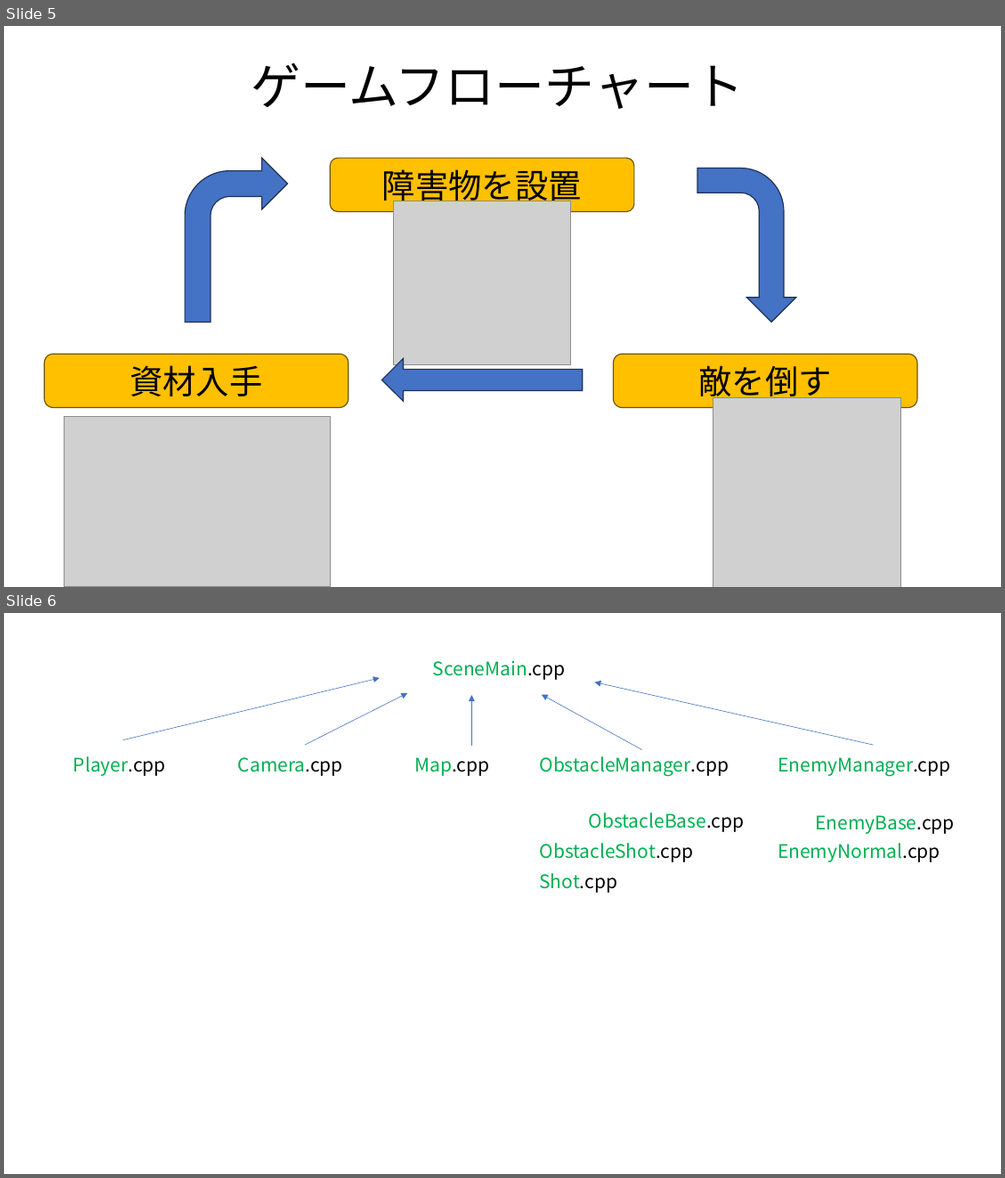
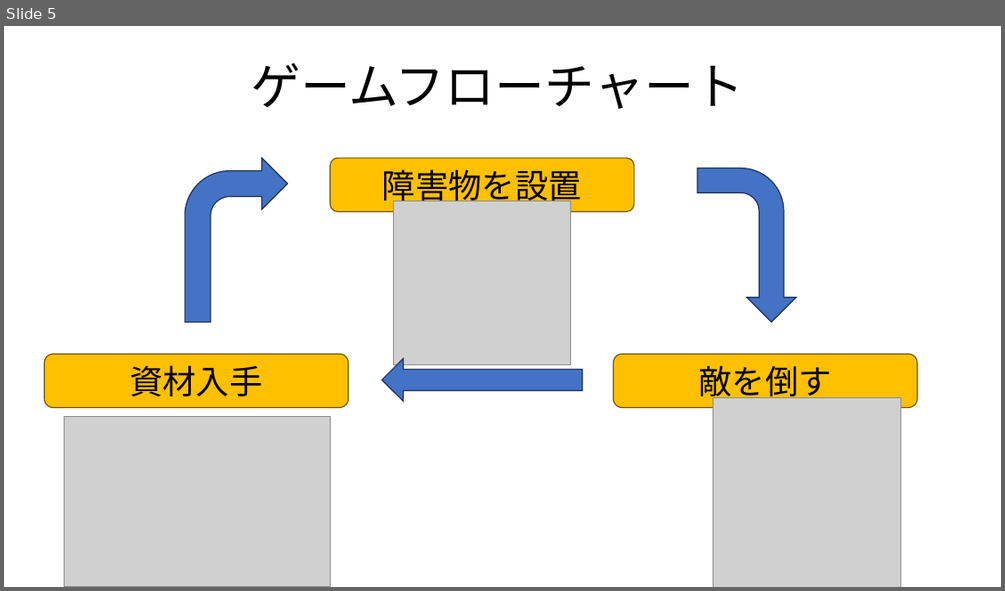
Before and after one commit to sayudesu/ToD, a slide deck: _Proposal/TowerOfDefense.pptx. Shown one above the other, each under a label of ours: slides 5 and 6 before the commit, slide 5 after it. The pictures are 1005x1178 and 1005x591 pixels, drawn with LibreOffice and Linux fonts; fonts in the diff are those of the drawing; grey boxes stand for pictures; background and template pictures are left out. Boxes give left, top, right and bottom in pixels: in the first picture for what was removed or moved away, otherwise in the second. Text is boxed around its words. In the diff, an @@ line names an element or a change of style, - is before the commit and + after.

```diff
--- a/_Proposal/TowerOfDefense.pptx
+++ b/_Proposal/TowerOfDefense.pptx
@@ slide 6 removed at [4, 613, 1001, 1174], background #FFFFFF @@
@@ text removed at [433, 661, 566, 680] @@
-SceneMain.cpp
@@ arrow removed from (123, 740) to (380, 678) @@
@@ arrow removed from (874, 745) to (595, 682) @@
@@ arrow removed from (305, 745) to (408, 693) @@
@@ arrow removed from (471, 746) to (471, 695) @@
@@ arrow removed from (642, 750) to (542, 695) @@
@@ text removed at [73, 756, 166, 776] @@
-Player.cpp
@@ text removed at [238, 757, 343, 776] @@
-Camera.cpp
@@ text removed at [415, 757, 490, 776] @@
-Map.cpp
@@ text removed at [539, 756, 728, 776] @@
-ObstacleManager.cpp
@@ text removed at [777, 757, 950, 776] @@
-EnemyManager.cpp
@@ text removed at [589, 812, 744, 832] @@
-ObstacleBase.cpp
@@ text removed at [815, 815, 955, 834] @@
-EnemyBase.cpp
@@ text removed at [539, 843, 693, 862] @@
-ObstacleShot.cpp
@@ text removed at [777, 843, 940, 862] @@
-EnemyNormal.cpp
@@ text removed at [539, 873, 617, 892] @@
-Shot.cpp
```
Also in this commit, not shown: 1 slide changed, 2 other files.
